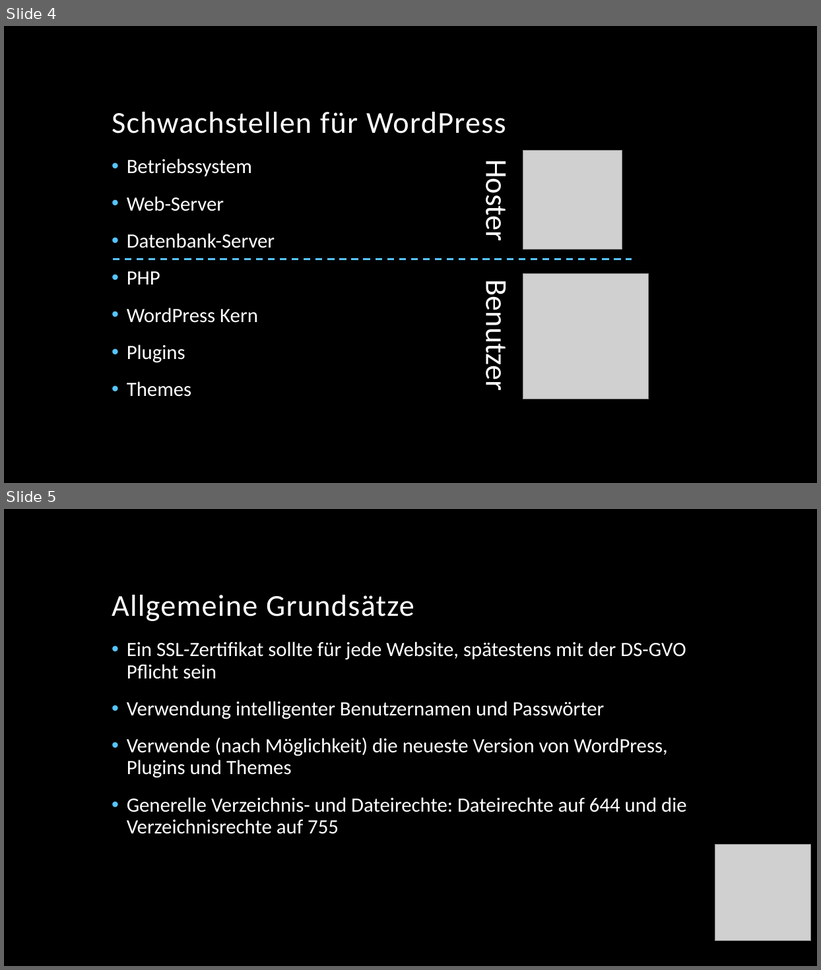
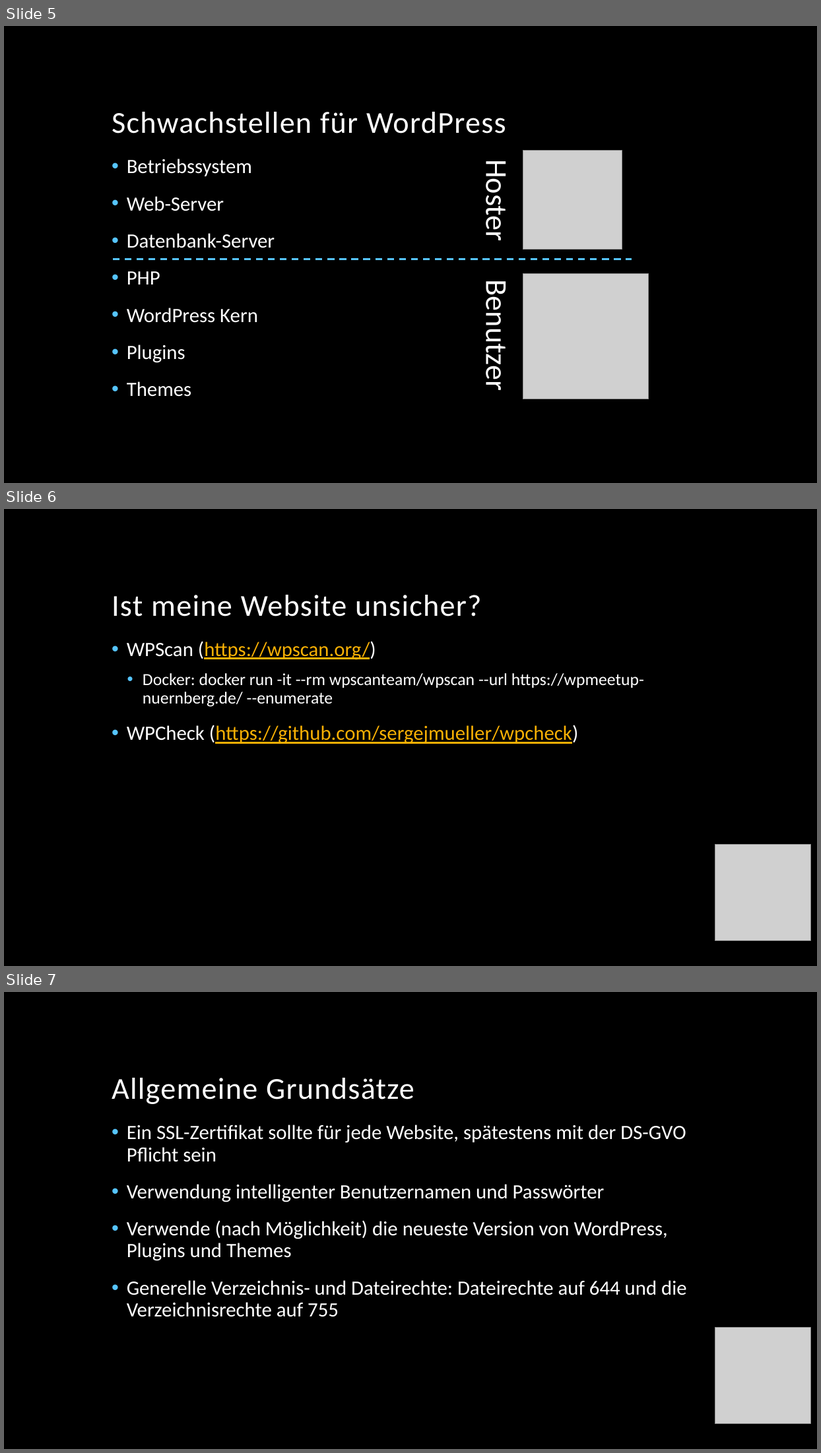
Before and after one commit to fschmittlein/wp-meetup, a slide deck: WPM Nürnberg - WordPress-Sicherheit.pptx. Shown one above the other, each under a label of ours: slides 4 and 5 before the commit, slides 5, 6 and 7 after it. The pictures are 821x970 and 821x1453 pixels, drawn with LibreOffice and Linux fonts; fonts in the diff are those of the drawing; grey boxes stand for pictures; background and template pictures are left out. Boxes give left, top, right and bottom in pixels: in the first picture for what was removed or moved away, otherwise in the second. Text is boxed around its words. In the diff, an @@ line names an element or a change of style, - is before the commit and + after.

```diff
--- a/WPM Nürnberg - WordPress-Sicherheit.pptx
+++ b/WPM Nürnberg - WordPress-Sicherheit.pptx
@@ slide 6 added at [4,509,817,966], background picture (left out) @@
@@ title added at [112,595,481,617], 36 pt, text #FFFFFF @@
+Ist meine Website unsicher?
@@ text added at [127,641,644,744], 20 pt, text #FFFFFF @@
+• WPScan (https://wpscan.org/)
+  • Docker: docker run -it --rm wpscanteam/wpscan --url https://wpmeetup-nuernberg.de/ --enumerate
+• WPCheck (https://github.com/sergejmueller/wpcheck)
@@ picture added at [715,845,811,941] @@
@@ what was slide 4 is now slide 5 @@
@@ what was slide 5 is now slide 7 @@
```
Also in this commit, not shown: 3 slides changed, 3 other slides added.
